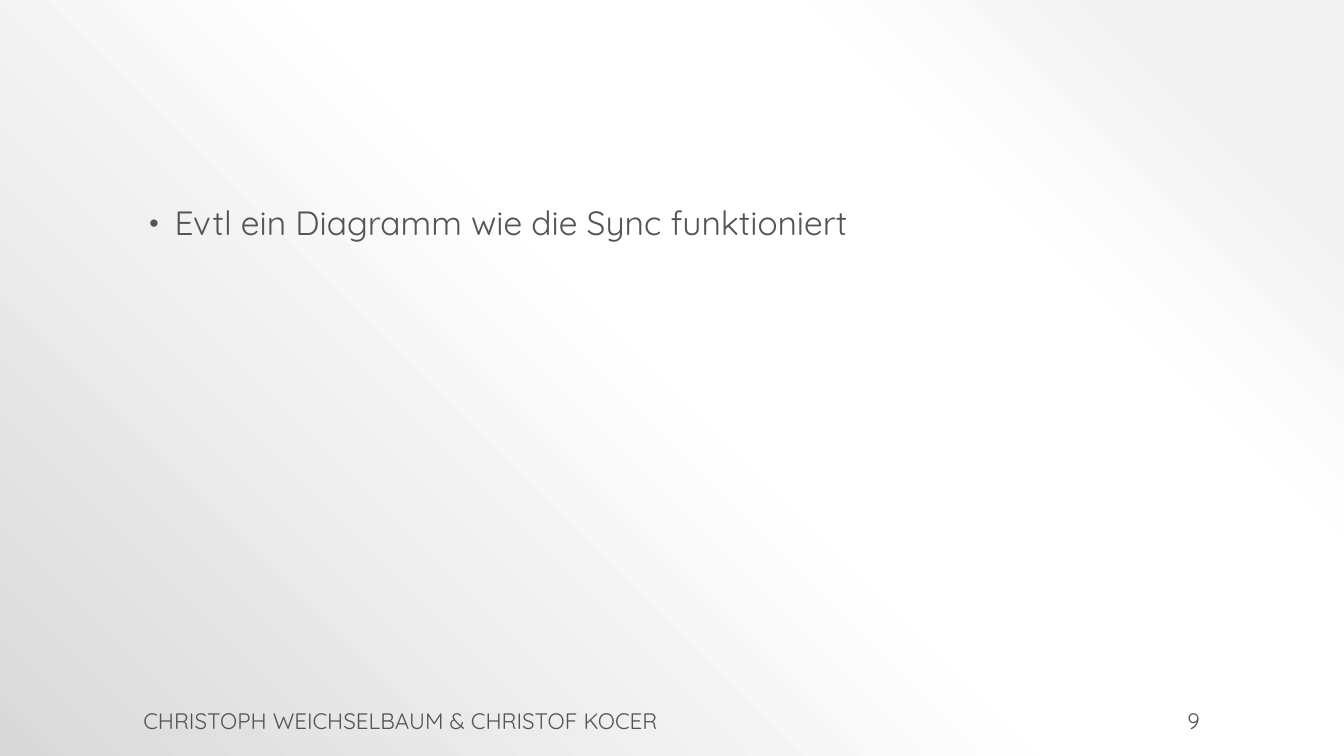
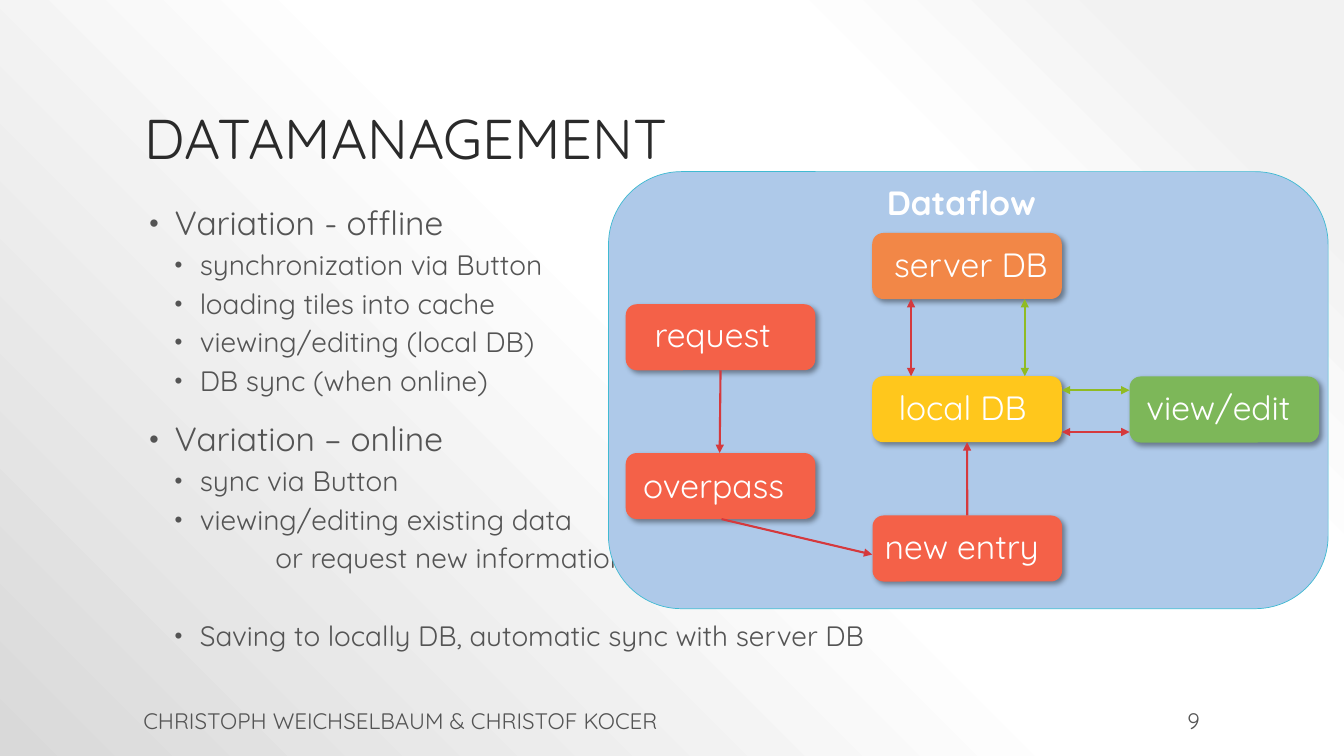
Before and after one commit to ChriWe/MobileGIS, a slide deck: slide 9 of docs/mobilegis_sighted.pptx. Drawn at 1344x756 pixels with LibreOffice and Linux fonts; fonts in the diff are those of the drawing. Boxes give left, top, right and bottom in pixels: in the first picture for what was removed or moved away, otherwise in the second. Text is boxed around its words. In the diff, an @@ line names an element or a change of style, - is before the commit and + after.

```diff
--- a/docs/mobilegis_sighted.pptx
+++ b/docs/mobilegis_sighted.pptx
@@ title added at (144,119,667,174), 40 pt, text #2A2A2A @@
+DATAMANAGEMENT
@@ text at (175,210,863,652): text changed; size 24 to 20 pt @@
-• Evtl ein Diagramm wie die Sync funktioniert
+• Variation - offline
+  • synchronization via Button
+  • loading tiles into cache
+  • viewing/editing (local DB)
+  • DB sync (when online)
+• Variation – online
+  • sync via Button
+  • viewing/editing existing data
+  or request new information
+  • Saving to locally DB, automatic sync with server DB
@@ group added at (608,171,1328,609): 7 rounded rectangles, 7 texts, 4 double arrows, 3 arrows @@
+Dataflow
+server DB
+local DB
+overpass
+view/edit
+new entry
+request
```
Also in this commit, not shown: 1 other slide changed.
